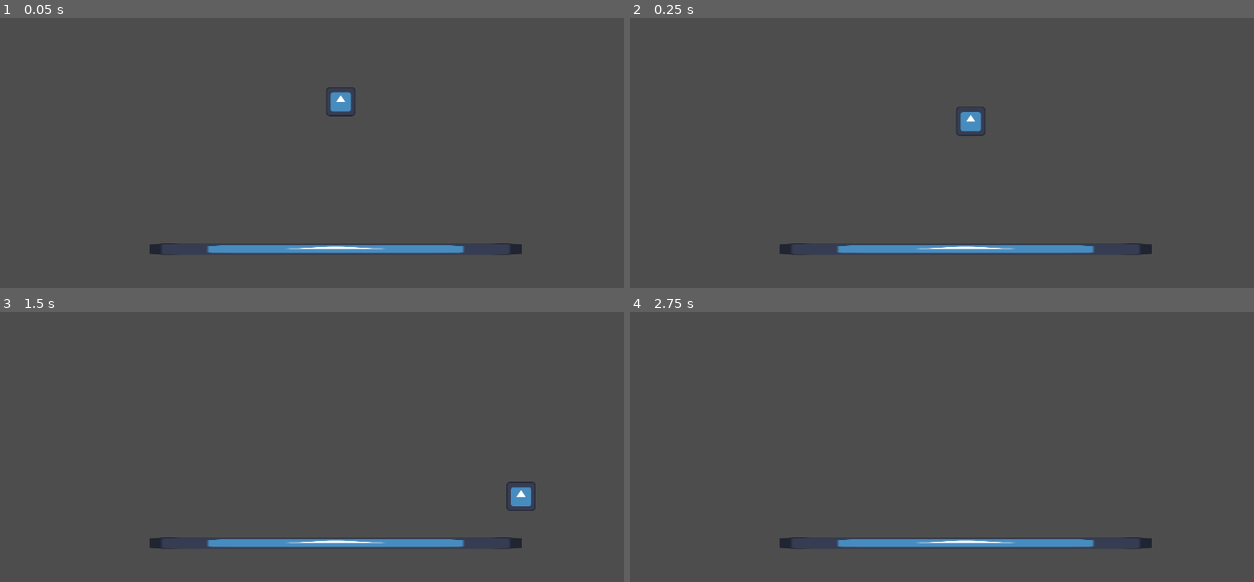
Above: before the commit, frames 1-4 (two rows, left to right).
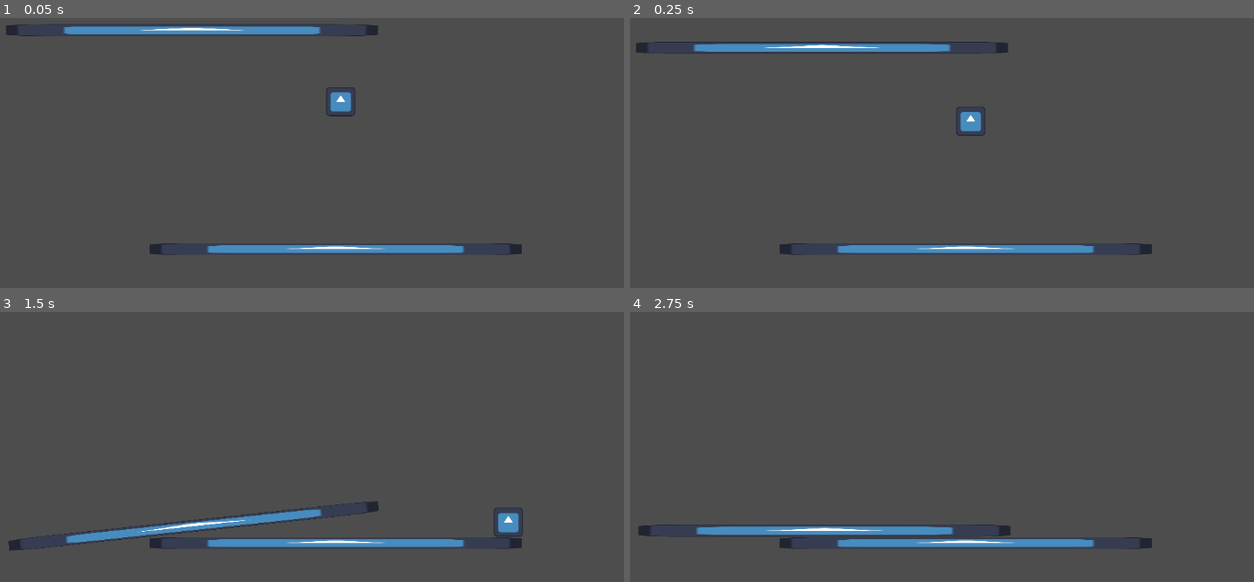
Above: after the commit, the same moments.

Repository: sunstone52/gmtk-gamejam-2024
Game: Godot game, scene res://scenes/scene.tscn
The game is run twice, just before and just after one commit, with the same random seed, the same clock (stepped at 60 frames per second) and the same inputs. This scene is started directly instead of the project's main scene. The engine's default icon, where the game draws it, is replaced by a stand-in: a white triangle on a blue panel in a dark square.
Inputs (mouse positions are in pixels of both pictures, inside the frame that each line leads up to):
- Up to frame 1 (0.05 s): no input
- Up to frame 2 (0.25 s): no input
- Up to frame 3 (1.5 s): tap Enter (ui_accept) at 0.5, 0.77 s; move the mouse to (343, 479) at 0.52 s; hold Right (ui_right) from 0.53 s (still down); click (343, 479) at 0.67 s; move the mouse to (193, 414) at 1.27 s; click (193, 414) at 1.42 s
- Up to frame 4 (2.75 s): tap Enter (ui_accept) at 1.52 s; move the mouse to (outside the picture) at 2.02 s; release Right (ui_right) at 2.03 s; hold Left (ui_left) from 2.03 s (still down); click (outside the picture) at 2.17 s

The runs differ from the first frame. In frame 1, 1.6% of the frame differs, in the area x 1-61%, y 2-7%; in frame 2, 1.8%; in frame 3, 2.3%, in the area x 1-86%, y 62-89%; in frame 4, 1.9%.

Commit message:
Add a RigidBody for testing MouseControllable.

Diff:
--- a/scenes/scene.tscn
+++ b/scenes/scene.tscn
@@ -44,3 +44,17 @@
 [node name="CollisionShape2D" type="CollisionShape2D" parent="Floor"]
 scale = Vector2(29.28, 1)
 shape = SubResource("RectangleShape2D_x1udx")
+
+[node name="RigidBody2D" type="RigidBody2D" parent="."]
+position = Vector2(362, 270)
+
+[node name="Sprite2D" type="Sprite2D" parent="RigidBody2D"]
+scale = Vector2(4.58877, 0.146794)
+texture = ExtResource("2_1csqc")
+
+[node name="CollisionShape2D" type="CollisionShape2D" parent="RigidBody2D"]
+scale = Vector2(29.28, 1)
+shape = SubResource("RectangleShape2D_x1udx")
+
+[node name="MouseControllable" type="Node" parent="RigidBody2D"]
+script = ExtResource("4_urcu5")
